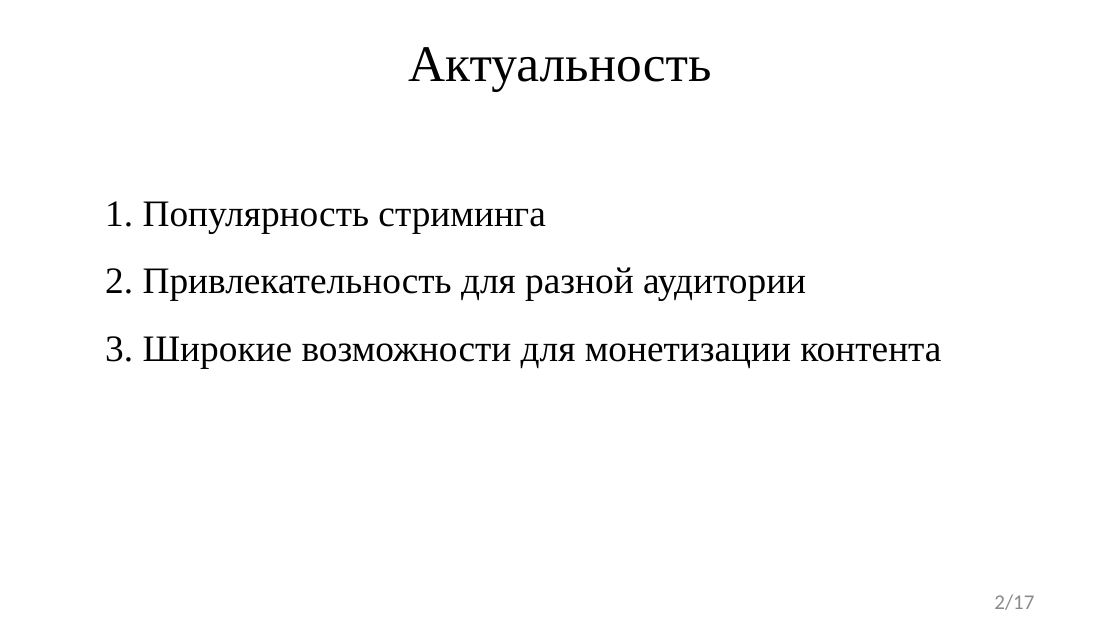
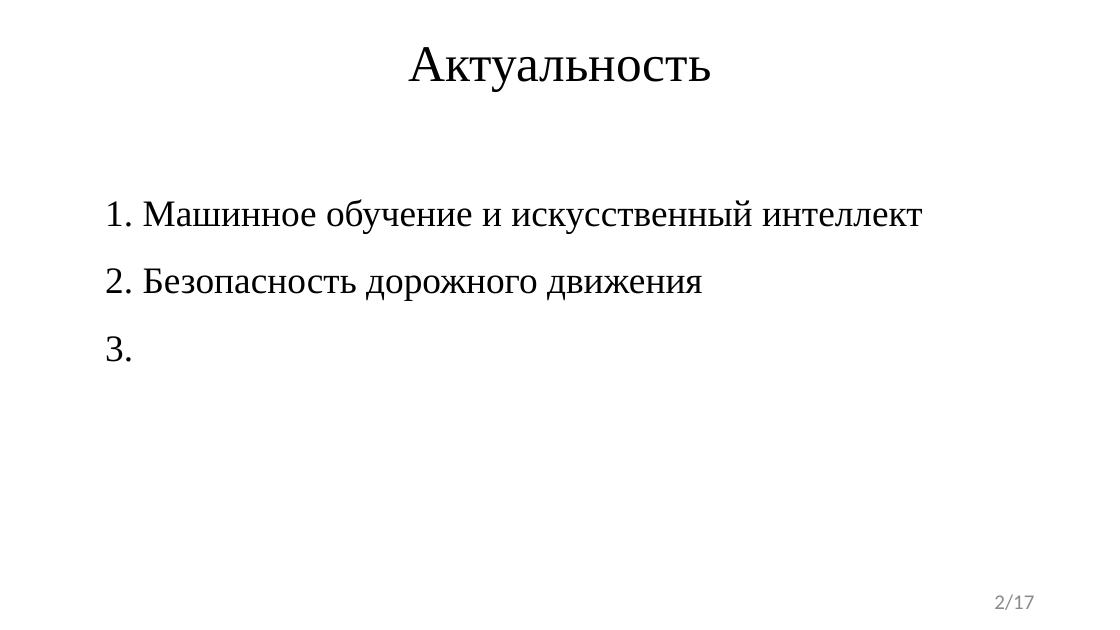
Before and after one commit to FaceMan01/Homework, a slide deck: slide 2 of ВКР/Презентация ВКР.pptx. Drawn at 1120x630 pixels with LibreOffice and Linux fonts; fonts in the diff are those of the drawing. Boxes give left, top, right and bottom in pixels: in the first picture for what was removed or moved away, otherwise in the second. Text is boxed around its words. In the diff, an @@ line names an element or a change of style, - is before the commit and + after.

```diff
--- a/ВКР/Презентация ВКР.pptx
+++ b/ВКР/Презентация ВКР.pptx
@@ text at [105,199,923,362]: text changed @@
-1. Популярность стриминга
-2. Привлекательность для разной аудитории
-3. Широкие возможности для монетизации контента
+1. Машинное обучение и искусственный интеллект
+2. Безопасность дорожного движения
+3.
```
Also in this commit, not shown: 5 other slides changed, 3 slides added, 4 slides removed, 1 other file.
